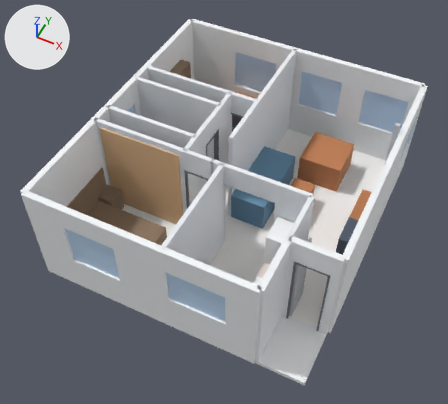
Renders of the OBJ model Departamento_01-01.obj from each side of a commit.
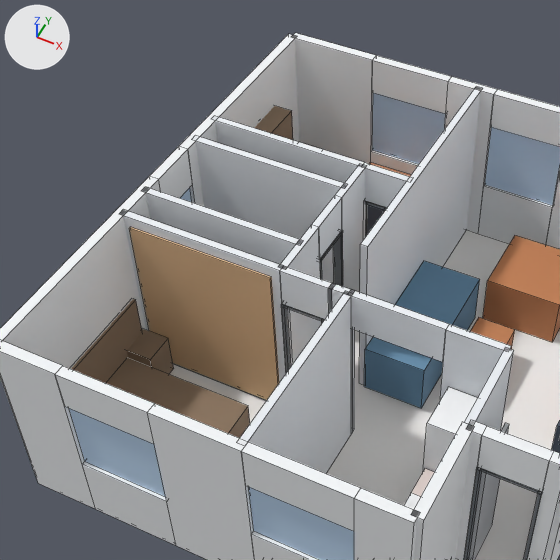
There are two pictures of each version: one whole from a 50 mm camera at (7.36, -12.75, 11.74) aimed at (3.04, -4.1, 0.92), one close up on the part from 6% to 76% of the width and 0% to 78% of the height. Lighting does not change. The marker at upper left points along +X, +Y and +Z. The last two pictures show the newer version. The close-ups show mesh edges as thin lines. Where no turn or scale is listed for an object, it has been applied to the vertices. Vertices at exactly the same position are counted once.

Names of what the first close-up shows: '00_Piso_Ceramico_33x33', '01B_Ventanas_Aluminio', '01_Muros_Exteriores', '02B_Marcos_Puertas_Chapa', '02D_Puerta_Principal_Gris', '02E_Placards_Corredizos_Madera', '02_Tabiques_Interiores', '04B_Sanitarios_Y_Termo', '05B_Muebles_Madera_Caoba', '05C_Muebles_Madera_Nogal', '05_Muebles_Living_Comedor' and 2 more.
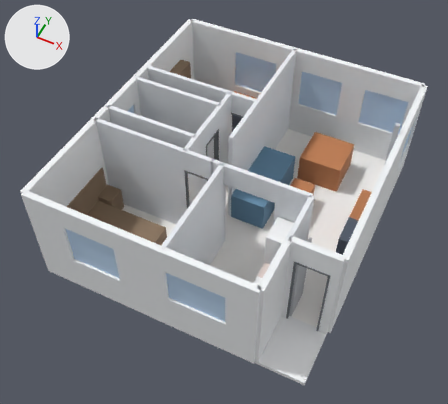
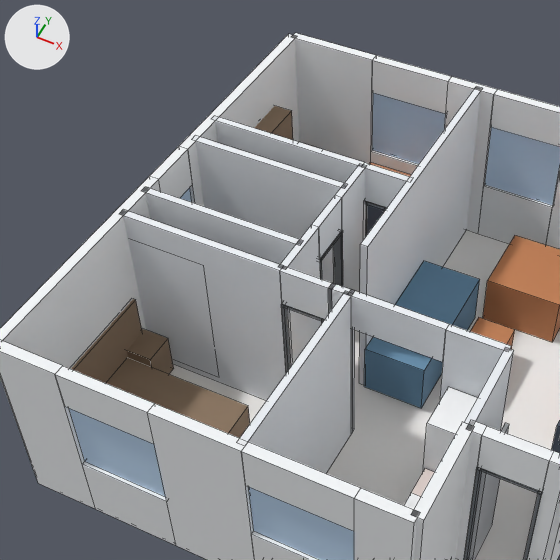
Boxes (x1, y1, x2, y2) around the edits, measured in the close-ups (560 x 560 px):
'02E_Placards_Corredizos_Madera', reshaped (not visible afterwards): before (129, 227, 279, 400)

What changed in the scene script:
```text
Change me_02e_placards_corredizos_madera:
    used by ob_02e_placards_corredizos_madera; location = (0.0, 0.0, 0.0)
    remove me_02e_placards_corredizos_madera.from_pydata(...)  # 16 vertices, 12 faces; spans x 0.15..2.18, y -4.58..-2.22, z 0.06..2.45
    add me_02e_placards_corredizos_madera.from_pydata(...)  # 32 vertices, 24 faces; spans x 0.02..2.28, y -4.53..-2.27, z 0.08..2.2
    me_02e_placards_corredizos_madera part 1: the loose piece of 8 vertices spanning x 0.15..2.18, y -4.58..-4.55, z 0.06..2.45 is deleted
    other edits to the shape of me_02e_placards_corredizos_madera do not show in these pictures
```
